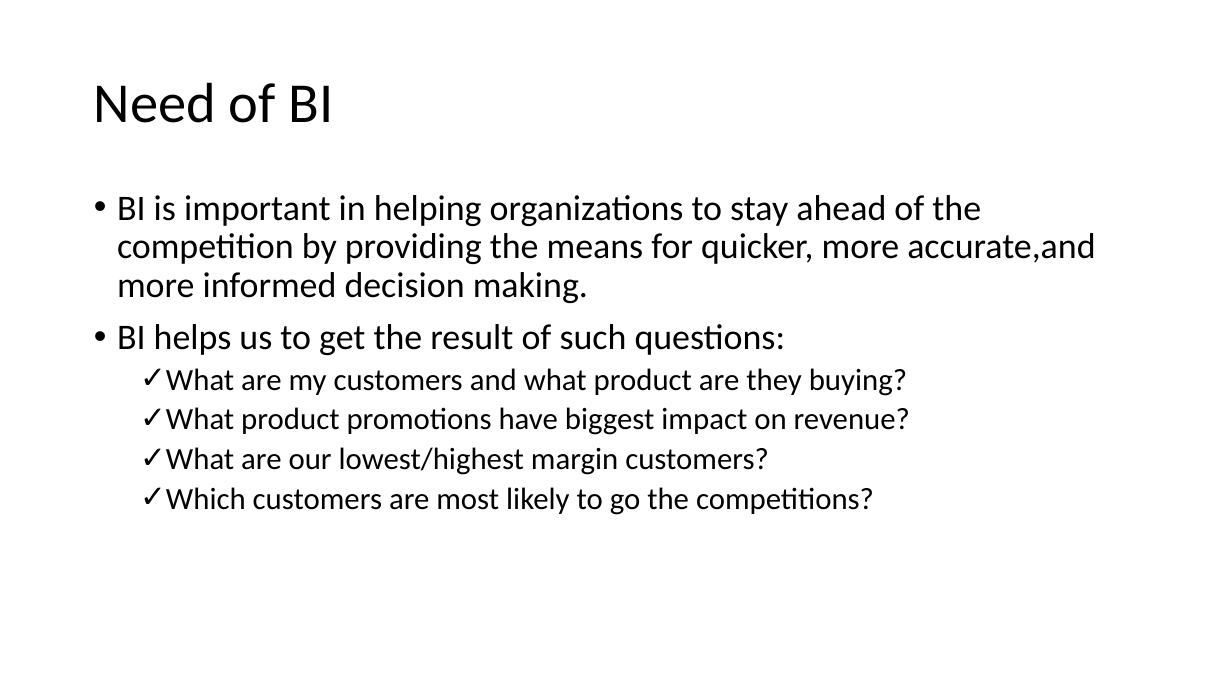
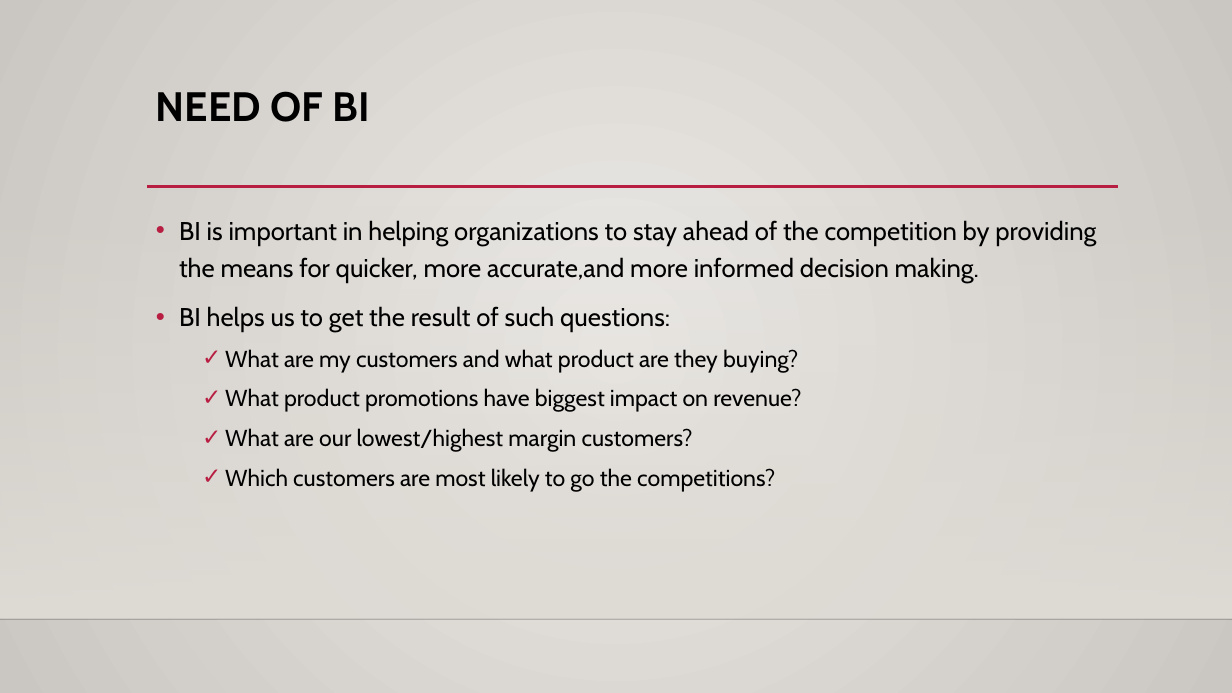
Before and after one commit to tomarprateek/ujl, a slide deck: slide 5 of Business Intelligence(BI).pptx (slide 4 before the commit). Drawn at 1232x693 pixels with LibreOffice and Linux fonts; fonts in the diff are those of the drawing; background and template pictures are left out. Boxes give left, top, right and bottom in pixels: in the first picture for what was removed or moved away, otherwise in the second. Text is boxed around its words. In the diff, an @@ line names an element or a change of style, - is before the commit and + after.

```diff
--- a/Business Intelligence(BI).pptx
+++ b/Business Intelligence(BI).pptx
@@ background #FFFFFF to gradient #ECEAE7 to #CAC7C1 @@
@@ title "NEED OF BI" at [156, 91, 369, 122]: vertical alignment middle to top @@
@@ title at [156, 91, 369, 122]: text changed; size 44 to 32 pt; font Calibri to Cabin; bold on @@
-Need of BI
+NEED OF BI
@@ rectangle added at [0, 204, 1232, 619], fill gradient #DFDBD5 @@
@@ text "BI is important in helping ...": place and size @@
-text "BI is important in helping ..." at [117, 195, 1095, 515]
+text "BI is important in helping ..." at [179, 220, 1096, 492]
@@ text "BI is important in helping ..." at [179, 220, 1096, 492]: size 28 to 20 pt in "BI is important in helping organizations to ...", "BI helps us to get the result ..."; font Calibri to Cabin; size 24 to 18 pt in "What are my customers and what product ...", "What product promotions have biggest impact on ...", "What are our lowest/highest margin customers?", "Which customers are most likely to go ..."; line spacing 0.9 to 1.2 @@
@@ line added from (147, 187) to (1118, 187), #B71E42 2.5 pt @@
@@ line added from (0, 619) to (1232, 619), #000001 1 pt @@
```
Also in this commit, not shown: 4 other slides changed, 25 slides added, 1 slide removed.
